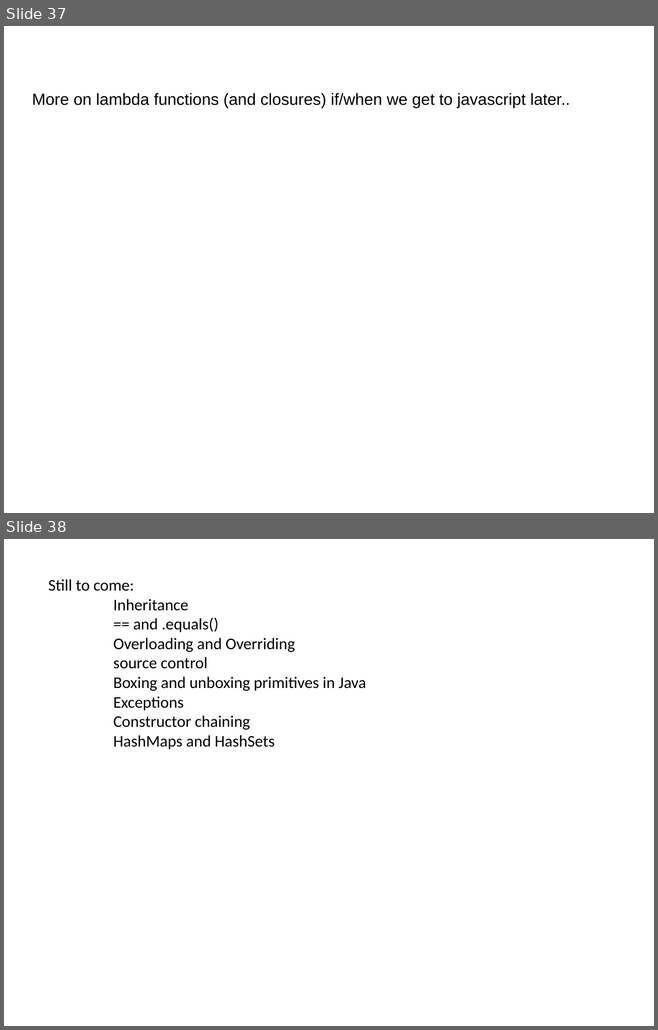
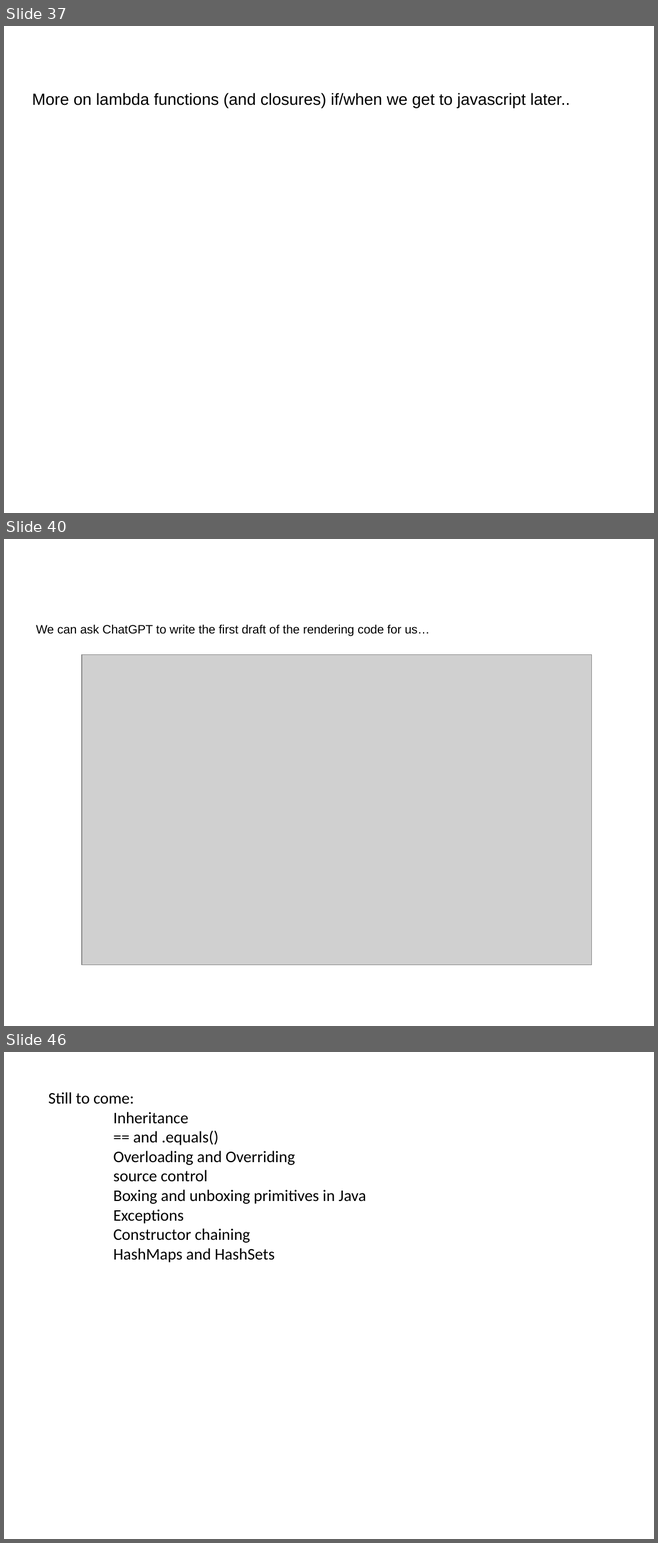
Before and after one commit to fodorclasses/fodorclasses.github.io, a slide deck: classes/prog2024/Prog3-Lecture07.pptx. Shown one above the other, each under a label of ours: slides 37 and 38 before the commit, slides 37, 40 and 46 after it; the slides between them are not shown. The pictures are 658x1030 and 658x1543 pixels, drawn with LibreOffice and Linux fonts; fonts in the diff are those of the drawing; grey boxes stand for pictures. Boxes give left, top, right and bottom in pixels: in the first picture for what was removed or moved away, otherwise in the second. Text is boxed around its words. In the diff, an @@ line names an element or a change of style, - is before the commit and + after.

```diff
--- a/classes/prog2024/Prog3-Lecture07.pptx
+++ b/classes/prog2024/Prog3-Lecture07.pptx
@@ slide 40 added at <box>4,539,654,1026</box>, background #FFFFFF @@
@@ text added at <box>36,624,430,636</box>, 13.5 pt, text #000000 @@
+We can ask ChatGPT to write the first draft of the rendering code for us…
@@ picture added at <box>82,654,591,965</box> @@
@@ what was slide 38 is now slide 46 @@
```
Also in this commit, not shown: 2 slides changed, 7 other slides added, 1 other file.
